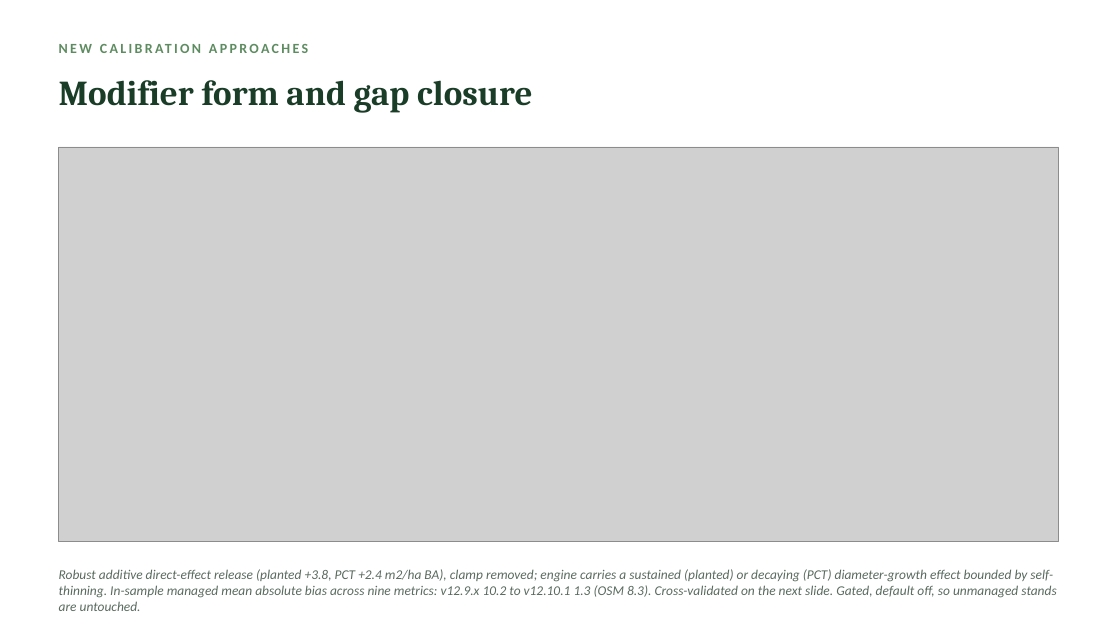
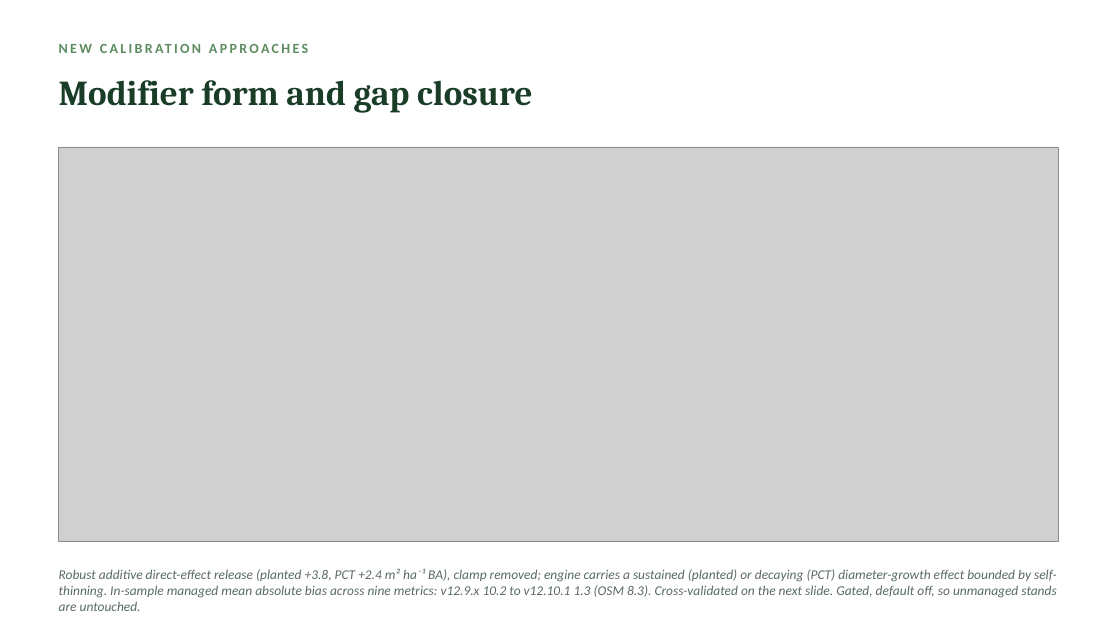
Before and after one commit to holoros/fvs-acd, a slide deck: slide 11 of FVS-ACD_Hennigar_Aug2026.pptx. Drawn at 1120x630 pixels with LibreOffice and Linux fonts; fonts in the diff are those of the drawing; grey boxes stand for pictures. Boxes give left, top, right and bottom in pixels: in the first picture for what was removed or moved away, otherwise in the second. Text is boxed around its words. In the diff, an @@ line names an element or a change of style, - is before the commit and + after.

```diff
--- a/FVS-ACD_Hennigar_Aug2026.pptx
+++ b/FVS-ACD_Hennigar_Aug2026.pptx
@@ text at (x1=59, y1=568, x2=1057, y2=611): text changed @@
-Robust additive direct-effect release (planted +3.8, PCT +2.4 m2/ha BA), clamp removed; engine carries a sustained (planted) or decaying (PCT) diameter-growth effect bounded by self-thinning. In-sample managed mean absolute bias across nine metrics: v12.9.x 10.2 to v12.10.1 1.3 (OSM 8.3). Cross-validated on the next slide. Gated, default off, so unmanaged stands are untouched.
+Robust additive direct-effect release (planted +3.8, PCT +2.4 m² ha⁻¹ BA), clamp removed; engine carries a sustained (planted) or decaying (PCT) diameter-growth effect bounded by self-thinning. In-sample managed mean absolute bias across nine metrics: v12.9.x 10.2 to v12.10.1 1.3 (OSM 8.3). Cross-validated on the next slide. Gated, default off, so unmanaged stands are untouched.
```
Also in this commit, not shown: 12 other slides changed, 29 other files.
